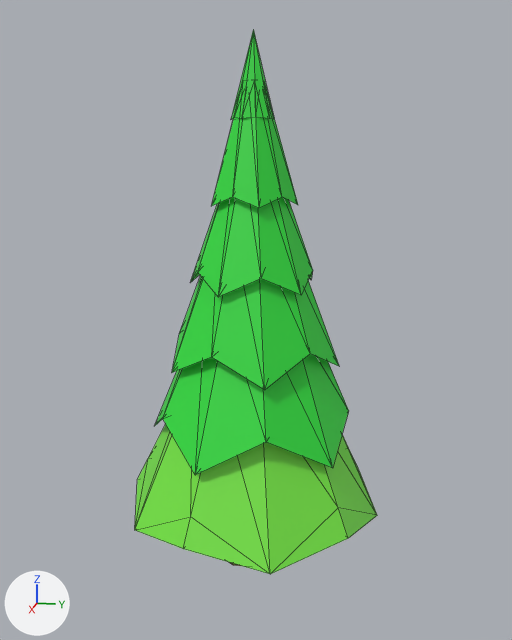
The glTF model Terrain/Tree/tree2.glb: old version first, new version second.
Rendered twice from a 50 mm camera at (15.54, 3.16, 9.66) aimed at (-0.09, 0.04, 5.76). Every picture has the same lights, and +X, +Y and +Z are marked at lower left. The older version comes first. Mesh edges are drawn as thin lines. Vertices at exactly the same position are counted once.
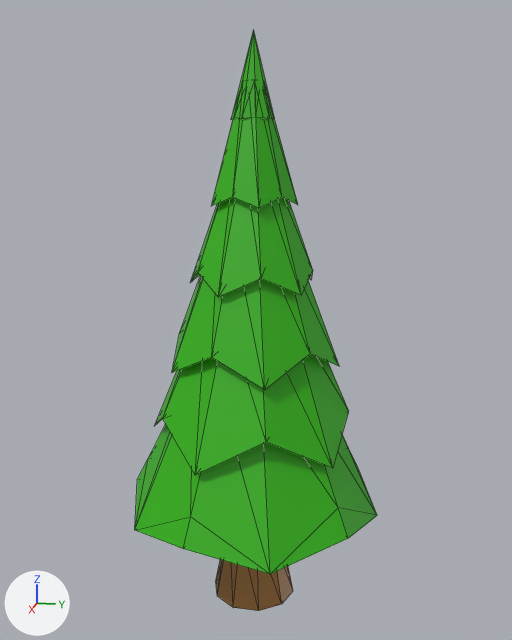
Location of each change, (x1, y1, x2, y2) in pixels of the pictures (512 x 640 px):
'Cylinder', recoloured, reshaped (darker, 7% taller)
    before: (135, 29, 377, 574)
    after: (135, 29, 377, 611)
part 1 of me_cylinder, built on (mostly hidden before)
    before: (229, 562, 240, 566)
    after: (216, 560, 293, 611)

Diff of the bpy script that builds the scene:
```diff
--- a/Terrain/Tree/tree2.glb.py
+++ b/Terrain/Tree/tree2.glb.py
@@ mat_material_002 @@
 mat_material_002 = principled_material('Material.002')
-mat_material_002.base_color = (0.0277, 0.724, 0.0475)  # green #2edd3e
+mat_material_002.base_color = (0.0296, 0.445, 0.0)  # green #30b200
@@ mat_material_003 @@
 mat_material_003 = principled_material('Material.003')
-mat_material_003.base_color = (0.182, 0.8, 0.0562)  # green #76e743
+mat_material_003.base_color = (0.0296, 0.445, 0.0)  # green #30b200
@@ me_cylinder @@
 # used by ob_cylinder; location = (-0.08, 0.06, 5.6)
-me_cylinder.from_pydata(...)  # 162 vertices, 320 faces; spans x -2.76..2.93, y -3.05..2.93, z -5.6..6.42
+me_cylinder.from_pydata(...)  # 172 vertices, 340 faces; spans x -2.76..2.93, y -3.05..2.93, z -6.75..6.42
+# me_cylinder part 1
+# 5 vertices are removed from x -0.87..1.04, y -0.87..0.94, z -5.6
+# 25 faces are deleted
+# 3 vertices in x -0.87..1.04, y -0.37..0.75, z -5.6 move by (0.0, 0.0, -1.15)
+# 2 vertices move from x 0.08..0.67, y -1.06..0.75, z -5.6 to x 0.08..0.47, y -0.71..0.46, z -4.97
+# 15 vertices are added at x -0.87..1.04, y -1.06..0.94, z -6.75..-4.97
+# 45 new faces join them, mat_material_001 (brown #a6753b)
 me_cylinder.materials.append(mat_material_002)
```
